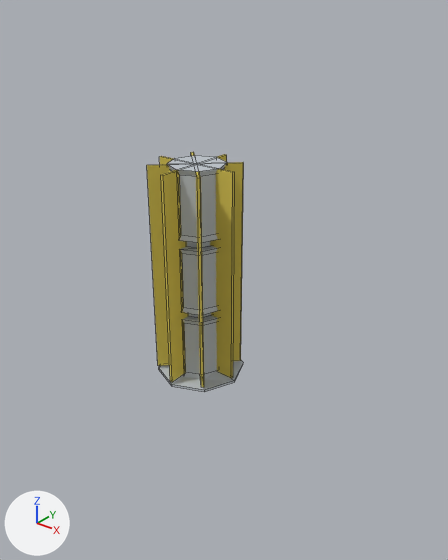
A saved change to the Blender file Assets/homestead/models/rtg.blend.
Camera for both pictures: a 50 mm camera at (0.503, -0.584, 0.516) aimed at (0.027, 0.011, 0.147). The axes (+X, +Y, +Z) are drawn at lower left. The lights are the same throughout. Mesh edges are drawn as thin lines.

The first picture shows 'polySurfa1.001'.
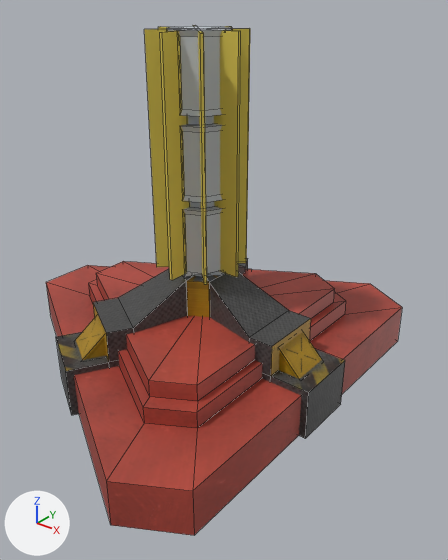
Commit message: skinned RTG mesh

What differs and where, as boxes [x1, y1, x2, y2] in the pictures (448 x 560 px; the box of a moved part takes in the faces that stretch with it):
'Cylinder', added (red): after [46, 258, 402, 535]
'polySurfa1.001', reshaped, moved: before [147, 152, 244, 392]; after [144, 25, 250, 284]
part 1 of me_polysurfa1_001, moved or reshaped: before [158, 361, 243, 392]; after [185, 270, 225, 277]

The change, as a diff of the scene's bpy script:
```diff
--- a/Assets/homestead/models/rtg.blend.py
+++ b/Assets/homestead/models/rtg.blend.py
@@ me_polysurfa1_001 @@
 me_polysurfa1_001.from_pydata(...)  # 232 vertices, 173 faces; spans x -0.63..0.63, y -1.35..1.72, z -0.63..0.63
 # used by ob_polysurfa1_001; location = (-0.005, -0.003, 0.135); rotation_euler = (1.571, 0.0, 0.0), in degrees (90, 0, 0); scale = (0.1, 0.1, 0.1)
-me_polysurfa1_001.vertices[0].co = (-0.63, -1.31, 0.0)
-me_polysurfa1_001.vertices[1].co = (-0.63, -1.35, 0.0)
-me_polysurfa1_001.vertices[2].co = (-0.44, -1.31, -0.44)
-me_polysurfa1_001.vertices[3].co = (-0.44, -1.31, 0.44)  # pixel (158, 367)
-me_polysurfa1_001.vertices[4].co = (-0.44, -1.35, 0.44)  # pixel (158, 369)
-me_polysurfa1_001.vertices[5].co = (-0.44, -1.35, -0.44)
-me_polysurfa1_001.vertices[88].co = (0.0, -1.31, -0.63)
-me_polysurfa1_001.vertices[89].co = (0.0, -1.35, -0.63)
-me_polysurfa1_001.vertices[111].co = (0.0, -1.31, 0.63)  # pixel (171, 384)
-me_polysurfa1_001.vertices[112].co = (0.0, -1.35, 0.63)  # pixel (171, 386)
-me_polysurfa1_001.vertices[194].co = (0.44, -1.31, -0.44)  # pixel (243, 362)
-me_polysurfa1_001.vertices[195].co = (0.44, -1.35, -0.44)  # pixel (242, 364)
-me_polysurfa1_001.vertices[196].co = (0.44, -1.31, 0.44)  # pixel (204, 389)
-me_polysurfa1_001.vertices[197].co = (0.44, -1.35, 0.44)  # pixel (204, 391)
-me_polysurfa1_001.vertices[198].co = (0.63, -1.31, 0.0)  # pixel (234, 380)
-me_polysurfa1_001.vertices[199].co = (0.63, -1.35, 0.0)  # pixel (234, 382)
+# me_polysurfa1_001 part 1
+me_polysurfa1_001.vertices[0].co = (-0.24, -1.32, 0.0)
+me_polysurfa1_001.vertices[1].co = (-0.35, -1.88, 0.0)
+me_polysurfa1_001.vertices[2].co = (-0.17, -1.32, -0.17)
+me_polysurfa1_001.vertices[3].co = (-0.17, -1.32, 0.17)
+me_polysurfa1_001.vertices[4].co = (-0.25, -1.88, 0.25)
+me_polysurfa1_001.vertices[5].co = (-0.25, -1.88, -0.25)
+me_polysurfa1_001.vertices[88].co = (0.0, -1.32, -0.24)
+me_polysurfa1_001.vertices[89].co = (0.0, -1.88, -0.35)
+me_polysurfa1_001.vertices[111].co = (0.0, -1.32, 0.24)
+me_polysurfa1_001.vertices[112].co = (0.0, -1.88, 0.35)
+me_polysurfa1_001.vertices[194].co = (0.17, -1.32, -0.17)
+me_polysurfa1_001.vertices[195].co = (0.25, -1.88, -0.25)
+me_polysurfa1_001.vertices[196].co = (0.17, -1.32, 0.17)
+me_polysurfa1_001.vertices[197].co = (0.25, -1.88, 0.25)
+me_polysurfa1_001.vertices[198].co = (0.24, -1.32, 0.0)
+me_polysurfa1_001.vertices[199].co = (0.35, -1.88, 0.0)
 me_polysurfa1_001.materials.append(mat_blinn1sg)
@@ ob_polysurfa1_001 @@
 ob_polysurfa1_001 = bpy.data.objects.new('polySurfa1.001', me_polysurfa1_001)
-ob_polysurfa1_001.location = (-0.005, -0.003, 0.135)
+ob_polysurfa1_001.location = (0.0, 0.0, 0.294)
 ob_polysurfa1_001.rotation_euler = (1.571, 0.0, 0.0)  # degrees (90, 0, 0)
@@ ob_cylinder @@
+ob_cylinder = bpy.data.objects.new('Cylinder', me_cylinder_001)  # 122 vertices, 99 faces; spans x -2.06..1.35, y -1.93..1.93, z -0.44..0.62; in mat_gas_diffuse_jpg (picture img_gas_diffuse_jpg)
+ob_cylinder.location = (0.0, 0.0, 0.067)
+ob_cylinder.scale = (0.149, 0.149, 0.149)
```
